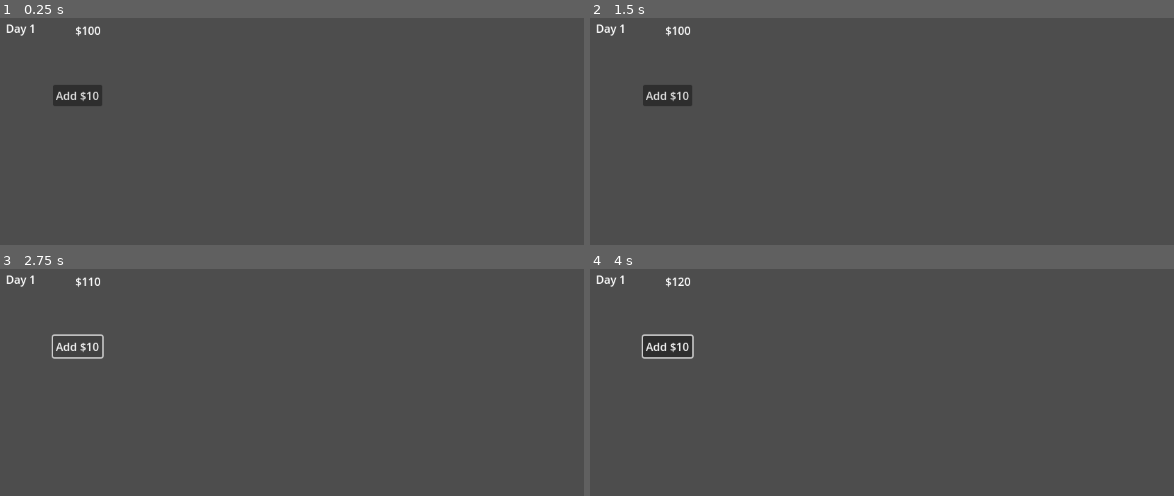
Above: before the commit, frames 1-4 (two rows, left to right).
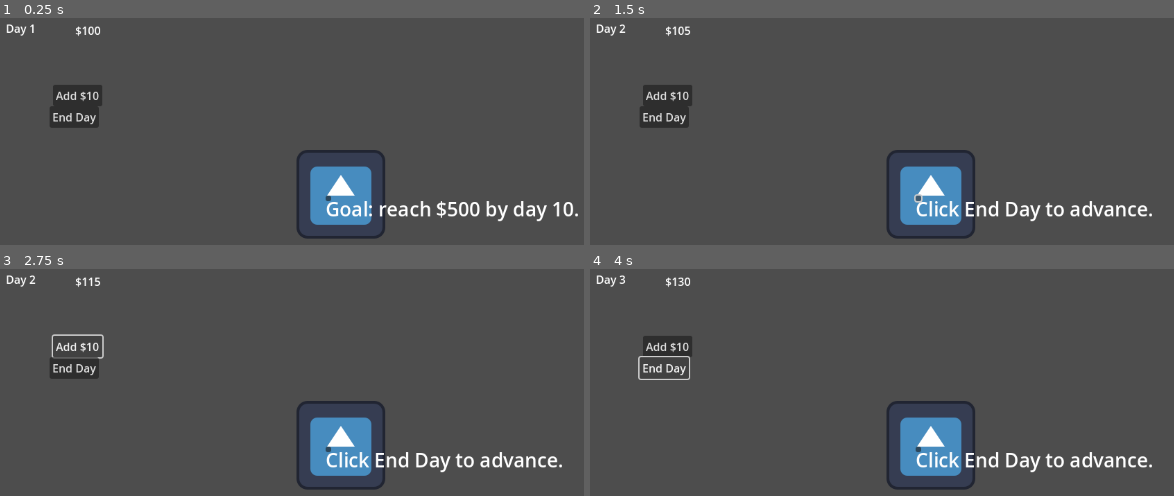
Above: after the commit, the same moments.

Repository: naddicott-dtech/tycoon-template
Game: Godot game, scene res://scenes/Main.tscn
Same seed, same stepped clock (60 frames per second), same inputs: the game is played once before the commit and once after it. The engine's default icon, where the game draws it, is replaced by a stand-in: a white triangle on a blue panel in a dark square.
Inputs (mouse positions are in pixels of both pictures, inside the frame that each line leads up to):
- Up to frame 1 (0.25 s): no input
- Up to frame 2 (1.5 s): click (665, 117) at 0.5 s, where only the run after the commit has a clickable "End Day"; click (917, 197) at 1.27 s
- Up to frame 3 (2.75 s): click "Add $10" at 2 s
- Up to frame 4 (4 s): click "Add $10" at 2.75 s; click (665, 368) at 3.5 s, where only the run after the commit has a clickable "End Day"

The runs differ from the first frame. In frame 1, 5.3% of the frame differs, in the area x 8-99%, y 38-98%; in frame 2, 5.2%; in frame 3, 5.3%; in frame 4, 5.0%.

Commit message:
Slice 1: playable loop — Stand earns, End Day button, mission message
- Stand.tscn (Sprite2D + Stand.gd, icon placeholder) instanced under
  WorldRoot/Entities. Earns base_income at the end of each day via day_ended.
- HUD: End Day button (code-wired in _ready to Globals.end_day, no editor signal
  hookup) advances the day; Stand income lands in Money.
- MessageCanvas: shows the @export "messages" list (Your Mission) one at a time,
  dismiss to advance, hides when done; pre-wired to game_over for later win/lose.
- Layout tidied to "clear but plain": single End Day button (removed an accidental
  duplicate that was stealing clicks), mission label centered at font 28.

Verified: clean headless boot (Day: 1 Money: 100), 6/6 dev tests green, and an
in-editor playtest (End Day adds +$5/click, mission shows + dismisses).

Co-Authored-By: Claude Opus 4.8 (1M context) <noreply@anthropic.com>

Diff:
--- a/scenes/Main.tscn
+++ b/scenes/Main.tscn
@@ -1,8 +1,10 @@
-[gd_scene load_steps=4 format=3 uid="uid://c8vsrpns1aeg7"]
+[gd_scene load_steps=6 format=3 uid="uid://c8vsrpns1aeg7"]
 
 [ext_resource type="PackedScene" uid="uid://bjl08sv1ddywf" path="res://scenes/managers/TimeManager.tscn" id="1_rvslj"]
 [ext_resource type="Script" uid="uid://cqwlteyggf7h0" path="res://scenes/Main.gd" id="1_vcsgt"]
 [ext_resource type="PackedScene" uid="uid://bta1s1d428yeq" path="res://scenes/ui/HUD.tscn" id="2_0bbpv"]
+[ext_resource type="PackedScene" uid="uid://jl44k1cogg4w" path="res://scenes/entities/Stand.tscn" id="2_rarhs"]
+[ext_resource type="Script" uid="uid://bmns8jmjbi0rx" path="res://scenes/ui/MessageCanvas.gd" id="5_vcsgt"]
 
 [node name="Main" type="Node"]
 script = ExtResource("1_vcsgt")
@@ -12,6 +14,9 @@
 [node name="TileMapLayer" type="TileMapLayer" parent="WorldRoot"]
 
 [node name="Entities" type="Node2D" parent="WorldRoot"]
+
+[node name="Stand" parent="WorldRoot/Entities" instance=ExtResource("2_rarhs")]
+position = Vector2(578, 302)
 
 [node name="Spawners" type="Node2D" parent="WorldRoot"]
 
@@ -27,6 +32,37 @@
 offset_right = 94.0
 offset_bottom = 74.0
 
+[node name="Message" type="Control" parent="UI"]
+layout_mode = 3
+anchors_preset = 8
+anchor_left = 0.5
+anchor_top = 0.5
+anchor_right = 0.5
+anchor_bottom = 0.5
+offset_left = -20.0
+offset_top = -20.0
+offset_right = 20.0
+offset_bottom = 20.0
+grow_horizontal = 2
+grow_vertical = 2
+size_flags_horizontal = 4
+size_flags_vertical = 4
+script = ExtResource("5_vcsgt")
+
+[node name="MessageLabel" type="Label" parent="UI/Message"]
+unique_name_in_owner = true
+layout_mode = 0
+offset_right = 40.0
+offset_bottom = 23.0
+theme_override_font_sizes/font_size = 28
+horizontal_alignment = 1
+
+[node name="DismissButton" type="Button" parent="UI/Message"]
+unique_name_in_owner = true
+layout_mode = 0
+offset_right = 8.0
+offset_bottom = 8.0
+
 [node name="Panels" type="Control" parent="UI"]
 layout_mode = 3
 anchors_preset = 0
--- /dev/null
+++ b/scenes/entities/Stand.tscn
@@ -0,0 +1,8 @@
+[gd_scene load_steps=3 format=3 uid="uid://jl44k1cogg4w"]
+
+[ext_resource type="Texture2D" uid="uid://b8u8accr8kwjg" path="res://icon.svg" id="1_8td5s"]
+[ext_resource type="Script" uid="uid://cvc3nskyjv6x3" path="res://scenes/entities/Stand.gd" id="2_2rcrt"]
+
+[node name="Stand" type="Sprite2D"]
+texture = ExtResource("1_8td5s")
+script = ExtResource("2_2rcrt")
--- a/scenes/ui/HUD.gd
+++ b/scenes/ui/HUD.gd
@@ -25,6 +25,10 @@
 	_on_day_ended(Globals.day)
 	# Hide the cheat button unless debug mode is on (set in Globals' Inspector).
 	%AddMoneyButton.visible = Globals.show_debug_buttons
+	# The "End Day" button moves the game forward by one day. We connect it here
+	# in code so it's wired the instant the scene loads — you never have to open
+	# the Node panel and connect a signal yourself.
+	%EndDayButton.pressed.connect(Globals.end_day)
 
 # A "handler" is just a function that runs in response to a signal. By Godot
 # convention these are named _on_<thing>. This one updates the money label.
--- a/scenes/ui/HUD.tscn
+++ b/scenes/ui/HUD.tscn
@@ -34,4 +34,13 @@
 offset_bottom = 141.0
 text = "Add $10"
 
+[node name="EndDayButton" type="Button" parent="."]
+unique_name_in_owner = true
+layout_mode = 0
+offset_left = 104.0
+offset_top = 141.0
+offset_right = 175.0
+offset_bottom = 172.0
+text = "End Day"
+
 [connection signal="pressed" from="AddMoneyButton" to="." method="_on_add_money_button_pressed"]
--- /dev/null
+++ b/scenes/ui/MessageCanvas.gd
@@ -0,0 +1,45 @@
+# MessageCanvas.gd
+#
+# Shows on-screen text from a list, one message at a time. Use it for the
+# "Your Mission" instructions, a little scene-setting, and the win/lose text at
+# the end. The player clicks the Dismiss button to move to the next message; when
+# the list runs out, the panel hides itself.
+#
+# On purpose, this can ONLY show strings from a list — it has no choices or
+# branching paths. (Branching stories are the Visual Novel template's job.)
+# To change what it says, edit the "Messages" list in the Inspector. No code.
+extends Control
+
+@export var messages: Array[String] = [
+	"Goal: reach $500 by day 10.",
+	"Click End Day to advance.",
+]
+@export var win_message: String = "Goal reached."
+@export var lose_message: String = "Out of days."
+
+# Which message we're showing right now (a position in the list above).
+var _index := 0
+
+@onready var label: Label = %MessageLabel
+
+func _ready() -> void:
+	# Wire the Dismiss button and listen for the end of the game — both in code,
+	# so there's nothing to connect in the editor.
+	%DismissButton.pressed.connect(_advance)
+	SignalBus.game_over.connect(_on_game_over)
+	_show_current()
+
+func _advance() -> void:
+	_index += 1
+	_show_current()
+
+func _show_current() -> void:
+	# Show the current message, or hide the whole panel once we've run out.
+	visible = _index < messages.size()
+	if visible:
+		label.text = messages[_index]
+
+# Runs when GoalManager announces a win or a loss (added in a later step).
+func _on_game_over(did_win: bool) -> void:
+	label.text = win_message if did_win else lose_message
+	visible = true
Not shown, added: scenes/entities/Stand.gd.uid
Not shown, added: scenes/ui/MessageCanvas.gd.uid
